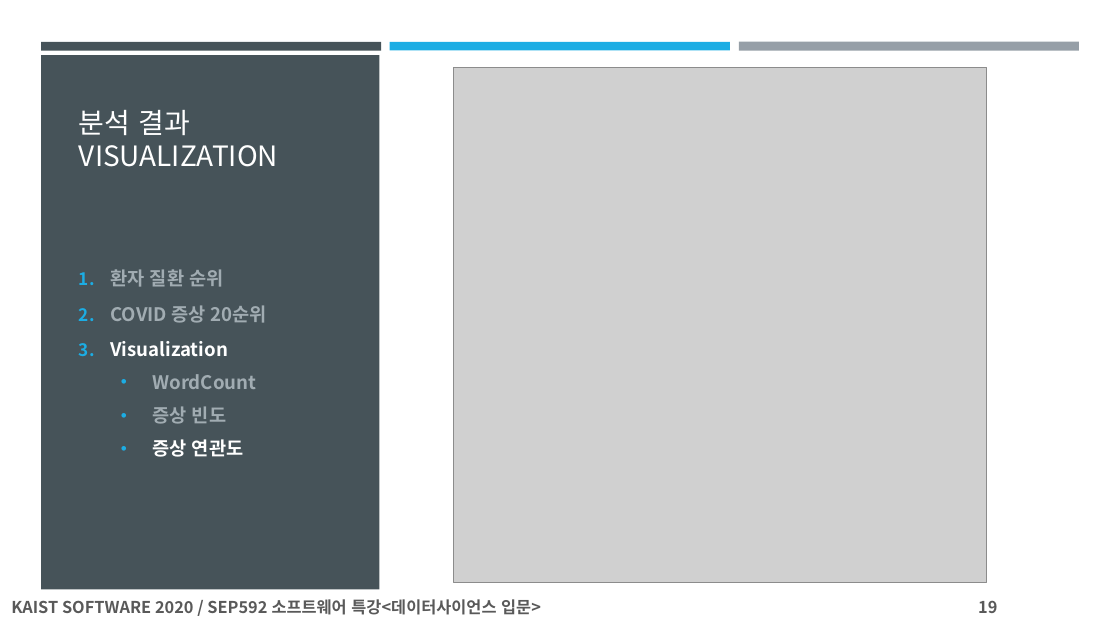
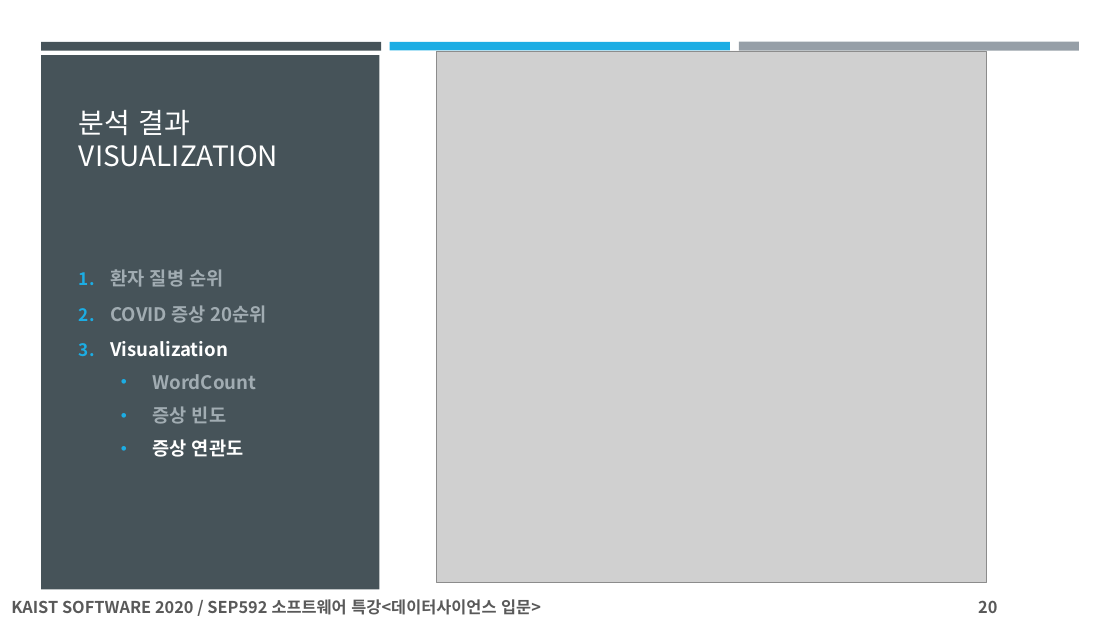
Before and after one commit to steve-lemon/diagnosis-COVID-19, a slide deck: slide 20 of SEP592_팀프로젝트자료B조/Documents/SEP592_데이타사이언스_최종발표_B조_COVID19_증상(정대욱_홍상표_조성민).pptx (slide 19 before the commit). Drawn at 1120x630 pixels with LibreOffice and Linux fonts; fonts in the diff are those of the drawing; grey boxes stand for pictures. Boxes give left, top, right and bottom in pixels: in the first picture for what was removed or moved away, otherwise in the second. Text is boxed around its words. In the diff, an @@ line names an element or a change of style, - is before the commit and + after.

```diff
--- a/SEP592_팀프로젝트자료B조/Documents/SEP592_데이타사이언스_최종발표_B조_COVID19_증상(정대욱_홍상표_조성민).pptx
+++ b/SEP592_팀프로젝트자료B조/Documents/SEP592_데이타사이언스_최종발표_B조_COVID19_증상(정대욱_홍상표_조성민).pptx
@@ picture: place and size @@
-picture at [454,67,987,582]
+picture at [437,51,987,583]
@@ text at [110,269,223,287]: text changed @@
-1. 환자 질환 순위
+1. 환자 질병 순위
@@ page number at [978,600,997,613]: text changed @@
-19
+20
```
Also in this commit, not shown: 18 other slides changed, 1 slide added.
